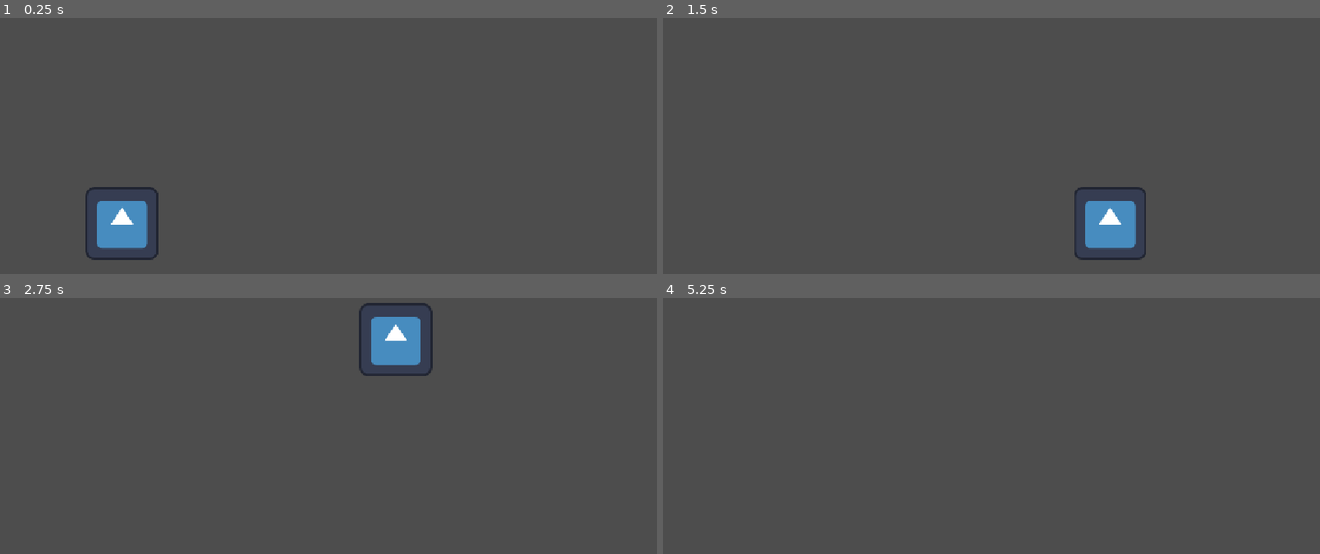
Above: before the commit, frames 1-4 (two rows, left to right).
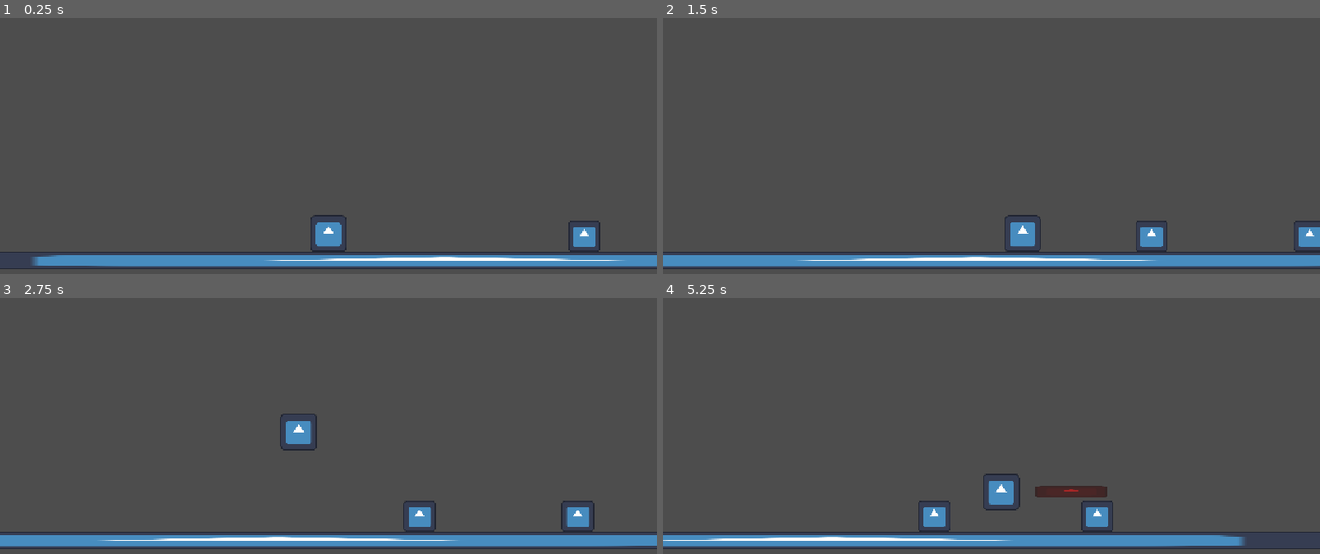
Above: after the commit, the same moments.

Repository: grigorevion/olonkhoslaher
Game: Godot game, scene res://scenes/TestLevel.tscn
The game is run twice, just before and just after one commit, with the same random seed, the same clock (stepped at 60 frames per second) and the same inputs. Before the commit the project has no main scene; this scene is started directly in both runs. The engine's default icon, where the game draws it, is replaced by a stand-in: a white triangle on a blue panel in a dark square.
Inputs (mouse positions are in pixels of both pictures, inside the frame that each line leads up to):
- Up to frame 1 (0.25 s): no input
- Up to frame 2 (1.5 s): move the mouse to (1136, 92) at 0.52 s; hold D (move_right) from 0.53 s (still down); click (1136, 92) at 0.6 s; tap Space (jump) at 0.77, 0.8, 1.07, 1.35 s; move the mouse to (860, 128) at 1.27 s
- Up to frame 3 (2.75 s): tap Space (jump) at 1.52, 1.82, 2.3 s; click (197, 408) at 1.55 s; move the mouse to (394, 308) at 2.02 s; release D (move_right) at 2.03 s; hold A (move_left) from 2.03 s (still down); click (394, 308) at 2.1 s
- Up to frame 4 (5.25 s): move the mouse to (958, 464) at 2.77 s; release A (move_left) at 2.78 s; hold D (move_right) 2.78-4.28 s; click (958, 464) at 2.85 s; tap Space (jump) at 3.02, 3.32, 3.6, 3.77, 4.07, 4.52, 4.82 s; move the mouse to (1188, 446) at 3.52 s; move the mouse to (794, 336) at 4.27 s; hold A (move_left) 4.28-5.03 s; click (794, 336) at 4.35 s; move the mouse to (1024, 390) at 5.02 s; hold D (move_right) from 5.03 s (still down); click (1024, 390) at 5.1 s

The runs differ from the first frame. In frame 1, 7.5% of the frame differs, in the area x 0-100%, y 66-99%; in frame 2, 7.9%; in frame 3, 8.1%, in the area x 0-100%, y 1-99%; in frame 4, 6.2%.

Commit message:
добавлен враг, удар, справлено перемещение камеры

Diff:
--- a/Player.tscn
+++ /dev/null
@@ -1,16 +0,0 @@
-[gd_scene format=3 uid="uid://c8ijvaxn8pjn8"]
-
-[ext_resource type="Script" uid="uid://bgl6wtnscfw2h" path="res://player.gd" id="1_kpjcp"]
-[ext_resource type="Texture2D" uid="uid://cu7dvl7b0nbvo" path="res://icon.svg" id="2_kne1u"]
-
-[sub_resource type="RectangleShape2D" id="RectangleShape2D_bbxxh"]
-size = Vector2(128, 128)
-
-[node name="Player" type="CharacterBody2D" unique_id=1400714358]
-script = ExtResource("1_kpjcp")
-
-[node name="Sprite2D" type="Sprite2D" parent="." unique_id=276026001]
-texture = ExtResource("2_kne1u")
-
-[node name="CollisionShape2D" type="CollisionShape2D" parent="." unique_id=563650968]
-shape = SubResource("RectangleShape2D_bbxxh")
--- /dev/null
+++ b/charecters/enemy/Enemy.tscn
@@ -0,0 +1,18 @@
+[gd_scene format=3 uid="uid://r03mmtoe1o1m"]
+
+[ext_resource type="Script" uid="uid://ccse7hkd5uoyi" path="res://charecters/enemy/base_enemy.gd" id="1_vlrxu"]
+[ext_resource type="Texture2D" uid="uid://cu7dvl7b0nbvo" path="res://icon.svg" id="1_xteyd"]
+
+[sub_resource type="RectangleShape2D" id="RectangleShape2D_bbxxh"]
+size = Vector2(114, 110)
+
+[node name="Enemy" type="CharacterBody2D" unique_id=1475197485]
+script = ExtResource("1_vlrxu")
+
+[node name="Sprite2D" type="Sprite2D" parent="." unique_id=1184465285]
+position = Vector2(0, -5.9604645e-08)
+scale = Vector2(0.890625, 0.859375)
+texture = ExtResource("1_xteyd")
+
+[node name="CollisionShape2D" type="CollisionShape2D" parent="." unique_id=2034165220]
+shape = SubResource("RectangleShape2D_bbxxh")
--- /dev/null
+++ b/charecters/enemy/base_enemy.gd
@@ -0,0 +1,52 @@
+extends CharacterBody2D
+
+const SPEED = 100.0
+var gravity = 4000.0
+var direction = 1
+var hp = 3
+var knockback_timer = 0.0
+
+@export var patrol_distance = 150.0 # Насколько далеко враг уходит от начальной точки
+var start_position = Vector2.ZERO
+
+func _ready():
+	start_position = global_position
+
+func _physics_process(delta: float) -> void:
+	if not is_on_floor():
+		velocity.y += gravity * delta
+
+	if knockback_timer > 0.0:
+		knockback_timer -= delta
+		velocity.x = move_toward(velocity.x, 0, 1500 * delta)
+	else:
+		velocity.x = direction * SPEED
+
+		# --- ЛОГИКА ПАТРУЛИРОВАНИЯ ---
+		# Если отошел слишком далеко вправо или влево от старта, разворачиваемся
+		if global_position.x > start_position.x + patrol_distance:
+			direction = -1
+			$Sprite2D.flip_h = true
+		elif global_position.x < start_position.x - patrol_distance:
+			direction = 1
+			$Sprite2D.flip_h = false
+
+		# Если уперся в стену, разворачиваемся
+		if is_on_wall():
+			direction *= -1
+			$Sprite2D.flip_h = direction < 0
+
+	move_and_slide()
+
+func take_damage(damage_amount: int, knockback_power: float = 500.0):
+	hp -= damage_amount
+	knockback_timer = 0.2
+	print("Враг получил урон! Осталось HP: ", hp)
+
+	if global_position.x > get_tree().get_first_node_in_group("player").global_position.x:
+		velocity.x = knockback_power
+	else:
+		velocity.x = -knockback_power
+
+	if hp <= 0:
+		queue_free()
--- /dev/null
+++ b/charecters/enemy/enemy.gd
@@ -0,0 +1,44 @@
+extends CharacterBody2D
+
+const SPEED = 100.0
+var gravity = 4000.0
+var direction = 1
+var hp = 3
+var knockback_timer = 0.0 # Таймер, пока враг в стане от удара
+
+func _physics_process(delta: float) -> void:
+	# Гравитация
+	if not is_on_floor():
+		velocity.y += gravity * delta
+
+	# Если враг получил удар (в стане)
+	if knockback_timer > 0.0:
+		knockback_timer -= delta
+		# Плавно останавливаем откидывание
+		velocity.x = move_toward(velocity.x, 0, 1500 * delta)
+	else:
+		# Обычное движение врага
+		velocity.x = direction * SPEED
+
+		# Если враг уперся в стену, он разворачивается
+		if is_on_wall():
+			direction *= -1
+			$Sprite2D.flip_h = direction < 0 # Переворачиваем спрайт
+
+	move_and_slide()
+
+# Функция получения урона (вызывается из игрока)
+func take_damage(damage_amount: int, knockback_power: float = 500.0):
+	hp -= damage_amount
+	knockback_timer = 0.2 # Враг в стане 0.2 секунды
+	print("Враг получил урон! Осталось HP: ", hp)
+
+	# Откидываем врага в сторону, откуда прилетел удар
+	# Если игрок справа от врага, откидываем влево (и наоборот)
+	if global_position.x > get_tree().get_first_node_in_group("player").global_position.x:
+		velocity.x = knockback_power
+	else:
+		velocity.x = -knockback_power
+
+	if hp <= 0:
+		queue_free() # Удаляем врага из игры
--- /dev/null
+++ b/charecters/player/Player.tscn
@@ -0,0 +1,41 @@
+[gd_scene format=3 uid="uid://c8ijvaxn8pjn8"]
+
+[ext_resource type="Script" uid="uid://bgl6wtnscfw2h" path="res://charecters/player/player.gd" id="1_xwbi6"]
+[ext_resource type="Texture2D" uid="uid://cu7dvl7b0nbvo" path="res://icon.svg" id="2_kne1u"]
+
+[sub_resource type="RectangleShape2D" id="RectangleShape2D_bbxxh"]
+size = Vector2(128, 128)
+
+[sub_resource type="RectangleShape2D" id="RectangleShape2D_6g2ue"]
+size = Vector2(254, 40)
+
+[node name="Player" type="CharacterBody2D" unique_id=1400714358 groups=["player"]]
+script = ExtResource("1_xwbi6")
+
+[node name="Sprite2D" type="Sprite2D" parent="." unique_id=276026001]
+texture = ExtResource("2_kne1u")
+
+[node name="CollisionShape2D" type="CollisionShape2D" parent="." unique_id=563650968]
+shape = SubResource("RectangleShape2D_bbxxh")
+
+[node name="AttackArea" type="Area2D" parent="." unique_id=101435416]
+
+[node name="CollisionShape2D" type="CollisionShape2D" parent="AttackArea" unique_id=1365283329]
+position = Vector2(206, -1)
+shape = SubResource("RectangleShape2D_6g2ue")
+
+[node name="Sprite2D" type="Sprite2D" parent="AttackArea" unique_id=1477280861]
+modulate = Color(1, 0, 0, 0.5019608)
+position = Vector2(206, -1)
+scale = Vector2(1.984375, 0.31249997)
+texture = ExtResource("2_kne1u")
+
+[node name="Camera2D" type="Camera2D" parent="." unique_id=1086144650]
+position = Vector2(0, -400)
+zoom = Vector2(0.5, 0.5)
+position_smoothing_enabled = true
+drag_vertical_enabled = true
+drag_top_margin = 1.0
+drag_bottom_margin = 0.1
+
+[connection signal="body_entered" from="AttackArea" to="." method="_on_attack_area_body_entered"]
--- /dev/null
+++ b/charecters/player/player.gd
@@ -0,0 +1,76 @@
+extends CharacterBody2D
+
+@onready var attack_area = $AttackArea
+var attack_timer = 0.0
+
+const SPEED = 600.0
+const JUMP_VELOCITY = -1500.0
+var gravity = 4000.0
+var fall_multiplier = 1.5
+
+var coyote_timer = 0.0
+var jump_buffer_timer = 0.0
+var facing_direction = 1
+
+func _ready():
+	print("СКРИПТ ЗАГРУЖЕН! УДАР ОБНОВЛЕН!")
+	attack_area.monitoring = false
+	attack_area.visible = false # Прячем визуал при старте
+
+func _physics_process(delta: float) -> void:
+	# --- ТАЙМЕРЫ ПРЫЖКА ---
+	if is_on_floor():
+		coyote_timer = 0.1
+	else:
+		coyote_timer -= delta
+
+	if Input.is_action_just_pressed("jump"):
+		jump_buffer_timer = 0.1
+	else:
+		jump_buffer_timer -= delta
+
+	# --- ГРАВИТАЦИЯ ---
+	if not is_on_floor():
+		var current_gravity = gravity
+		if velocity.y > 0:
+			current_gravity *= fall_multiplier
+		velocity.y += current_gravity * delta
+
+	# --- ПРЫЖОК ---
+	if jump_buffer_timer > 0.0 and coyote_timer > 0.0:
+		velocity.y = JUMP_VELOCITY
+		jump_buffer_timer = 0.0
+		coyote_timer = 0.0
+
+	# --- ДВИЖЕНИЕ ВЛЕВО-ВПРАВО ---
+	var direction := Input.get_axis("move_left", "move_right")
+	if direction:
+		facing_direction = direction # Запоминаем, куда смотрит игрок
+		velocity.x = direction * SPEED
+	else:
+		velocity.x = move_toward(velocity.x, 0, SPEED * 4 * delta)
+
+	move_and_slide()
+
+	# --- ЛОГИКА АТАКИ ---
+	if Input.is_action_just_pressed("attack") and attack_timer <= 0.0:
+		attack_area.monitoring = true  # Включаем хитбокс
+		attack_area.visible = true     # Показываем картинку
+		# Поворачиваем зону атаки и её картинку
+		attack_area.scale.x = facing_direction
+		attack_area.position.x = 40 * facing_direction
+
+		attack_timer = 0.2 # Удар длится 0.2 секунды
+		velocity.x = facing_direction * 400
+
+	if attack_timer > 0.0:
+		attack_timer -= delta
+		if attack_timer <= 0.0:
+			attack_area.monitoring = false # Выключаем хитбокс
+			attack_area.visible = false    # Прячем картинку
+
+
+func _on_attack_area_body_entered(body: Node2D) -> void:
+	if body.has_method("take_damage"):
+		# Передаем урон 1 и силу откидывания 600
+		body.take_damage(1, 600.0)
--- a/player.gd
+++ /dev/null
@@ -1,42 +0,0 @@
-extends CharacterBody2D
-
-const SPEED = 600.0
-const JUMP_VELOCITY = -1500.0
-var gravity = 4000.0
-var fall_multiplier = 1.5
-
-var coyote_timer = 0.0
-var jump_buffer_timer = 0.0
-
-func _ready():
-	print("СКРИПТ ЗАГРУЖЕН! ФИЗИКА ОБНОВЛЕНА!")
-
-func _physics_process(delta: float) -> void:
-	if is_on_floor():
-		coyote_timer = 0.1
-	else:
-		coyote_timer -= delta
-
-	if Input.is_action_just_pressed("jump"):
-		jump_buffer_timer = 0.1
-	else:
-		jump_buffer_timer -= delta
-
-	if not is_on_floor():
-		var current_gravity = gravity
-		if velocity.y > 0:
-			current_gravity *= fall_multiplier
-		velocity.y += current_gravity * delta
-
-	if jump_buffer_timer > 0.0 and coyote_timer > 0.0:
-		velocity.y = JUMP_VELOCITY
-		jump_buffer_timer = 0.0
-		coyote_timer = 0.0
-
-	var direction := Input.get_axis("move_left", "move_right")
-	if direction:
-		velocity.x = direction * SPEED
-	else:
-		velocity.x = move_toward(velocity.x, 0, SPEED * 4 * delta)
-
-	move_and_slide()
--- a/project.godot
+++ b/project.godot
@@ -11,6 +11,7 @@
 [application]
 
 config/name="olonkho_slasher"
+run/main_scene="uid://ddv42jn8kolog"
 config/features=PackedStringArray("4.7", "Forward Plus")
 config/icon="res://icon.svg"
 
--- a/scenes/TestLevel.tscn
+++ b/scenes/TestLevel.tscn
@@ -1,17 +1,30 @@
 [gd_scene format=3 uid="uid://ddv42jn8kolog"]
 
-[ext_resource type="PackedScene" uid="uid://c8ijvaxn8pjn8" path="res://Player.tscn" id="1_dojpo"]
+[ext_resource type="Texture2D" uid="uid://cu7dvl7b0nbvo" path="res://icon.svg" id="1_df0lk"]
+[ext_resource type="PackedScene" uid="uid://c8ijvaxn8pjn8" path="res://charecters/player/Player.tscn" id="1_dojpo"]
+[ext_resource type="PackedScene" uid="uid://r03mmtoe1o1m" path="res://charecters/enemy/Enemy.tscn" id="2_1fpmp"]
 
 [sub_resource type="RectangleShape2D" id="RectangleShape2D_bbxxh"]
-size = Vector2(1150, 63)
+size = Vector2(4185, 60)
 
 [node name="TestLevel" type="Node2D" unique_id=1789801185]
 
 [node name="StaticBody2D" type="StaticBody2D" parent="." unique_id=1168854357]
 
 [node name="CollisionShape2D" type="CollisionShape2D" parent="StaticBody2D" unique_id=242794701]
-position = Vector2(576, 617.5)
+position = Vector2(490.5, 619)
 shape = SubResource("RectangleShape2D_bbxxh")
 
+[node name="Sprite2D" type="Sprite2D" parent="StaticBody2D" unique_id=374806824]
+position = Vector2(490.4998, 619.00006)
+scale = Vector2(32.695313, 0.46874955)
+texture = ExtResource("1_df0lk")
+
 [node name="Player" parent="." unique_id=1400714358 instance=ExtResource("1_dojpo")]
-position = Vector2(214, 387)
+position = Vector2(82, 493)
+
+[node name="Enemy" parent="." unique_id=1475197485 instance=ExtResource("2_1fpmp")]
+position = Vector2(954, 524)
+
+[node name="Enemy2" parent="." unique_id=1651737195 instance=ExtResource("2_1fpmp")]
+position = Vector2(1509, 526)
Not shown, added: charecters/enemy/base_enemy.gd.uid
Not shown, added: charecters/enemy/enemy.gd.uid
Renamed: player.gd.uid -> charecters/player/player.gd.uid
